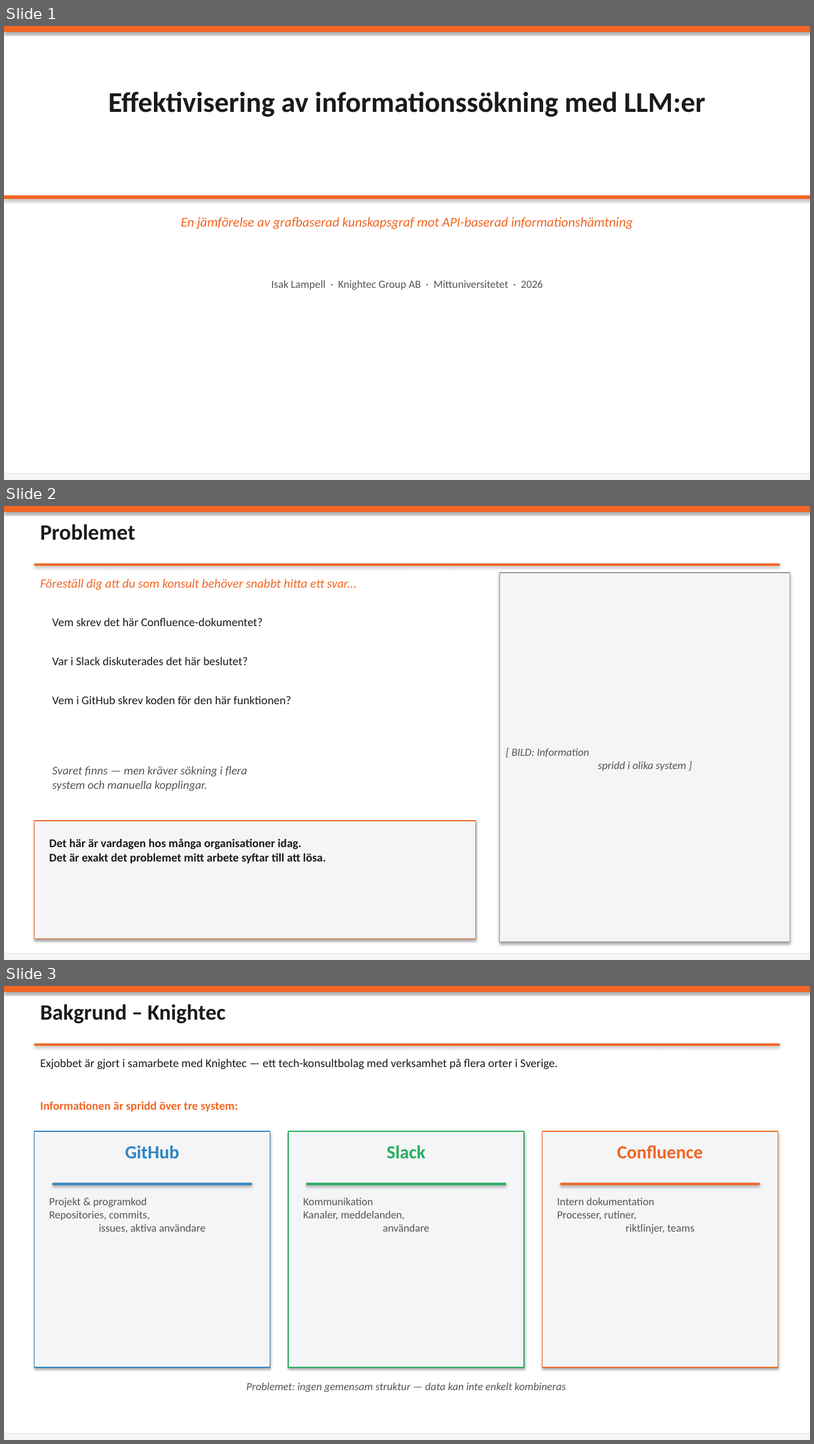
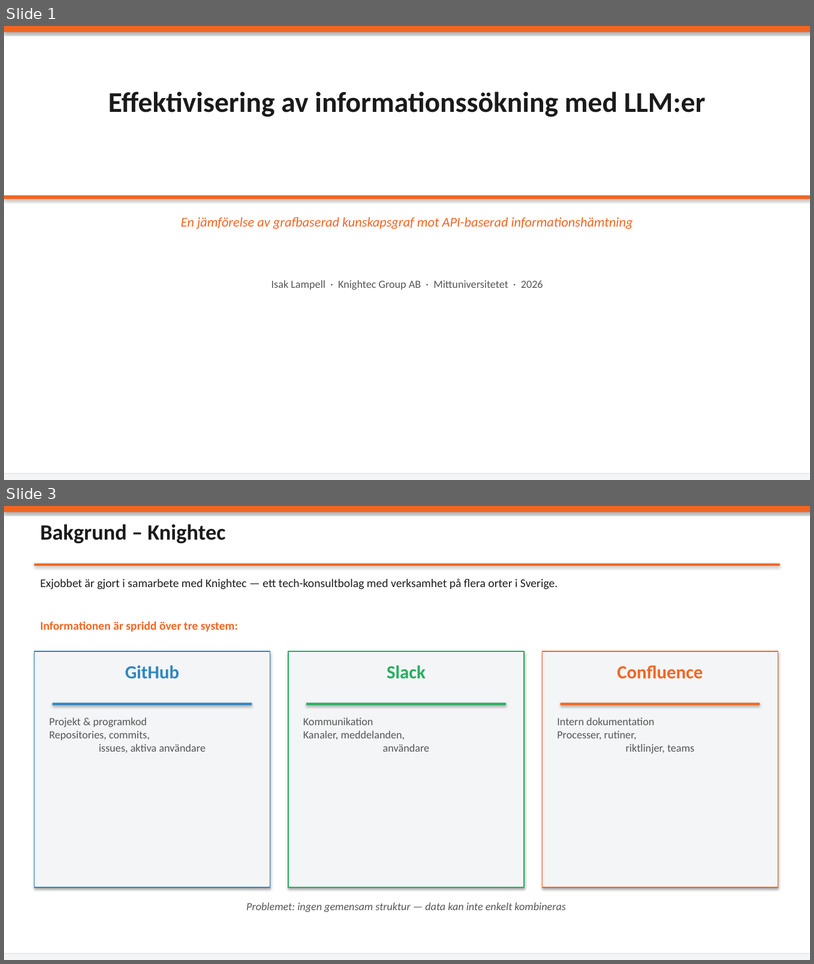
Before and after one commit to isak29/isak-bachelor-thesis, a slide deck: presentation/thesis_presentation_1.pptx. Shown one above the other, each under a label of ours: slides 1, 2 and 3 before the commit, slides 1 and 3 after it; the slides between them are not shown. The pictures are 814x1444 and 814x964 pixels, drawn with LibreOffice and Linux fonts; fonts in the diff are those of the drawing. Boxes give left, top, right and bottom in pixels: in the first picture for what was removed or moved away, otherwise in the second. Text is boxed around its words. In the diff, an @@ line names an element or a change of style, - is before the commit and + after.

```diff
--- a/presentation/thesis_presentation_1.pptx
+++ b/presentation/thesis_presentation_1.pptx
@@ slide 2 removed at (4,506,810,960), background #FFFFFF @@
@@ rectangle removed at (4,506,810,512) @@
@@ text removed at (40,524,135,540) @@
-Problemet
@@ rectangle removed at (34,564,780,566) @@
@@ rectangle removed at (500,573,791,942) @@
@@ text removed at (40,579,357,590) @@
-Föreställ dig att du som konsult behöver snabbt hitta ett svar...
@@ text removed at (52,618,291,704) @@
-Vem skrev det här Confluence-dokumentet?
-Var i Slack diskuterades det här beslutet?
-Vem i GitHub skrev koden för den här funktionen?
@@ text removed at (512,748,687,771) @@
-[ BILD: Information
-spridd i olika system ]
@@ text removed at (52,766,248,791) @@
-Svaret finns — men kräver sökning i flera
-system och manuella kopplingar.
@@ rectangle removed at (34,820,476,939) @@
@@ text removed at (49,838,326,863) @@
-Det här är vardagen hos många organisationer idag.
-Det är exakt det problemet mitt arbete syftar till att lösa.
@@ rectangle removed at (4,954,810,960) @@
```
Also in this commit, not shown: 1 slide added, 2 other files.
